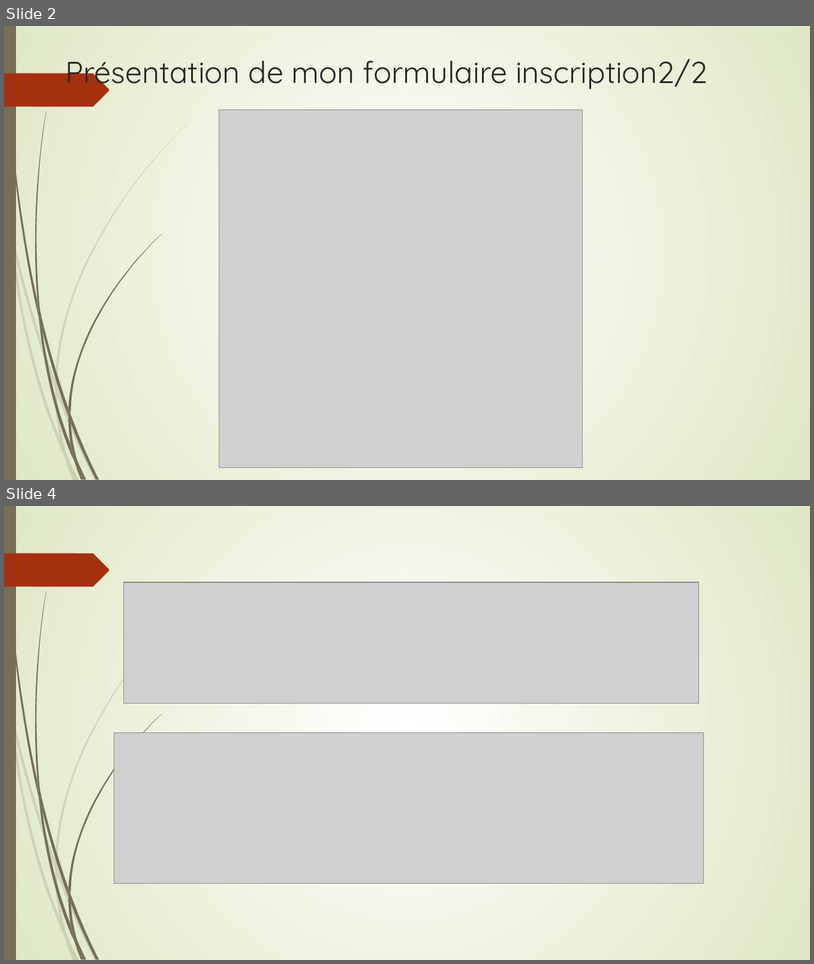
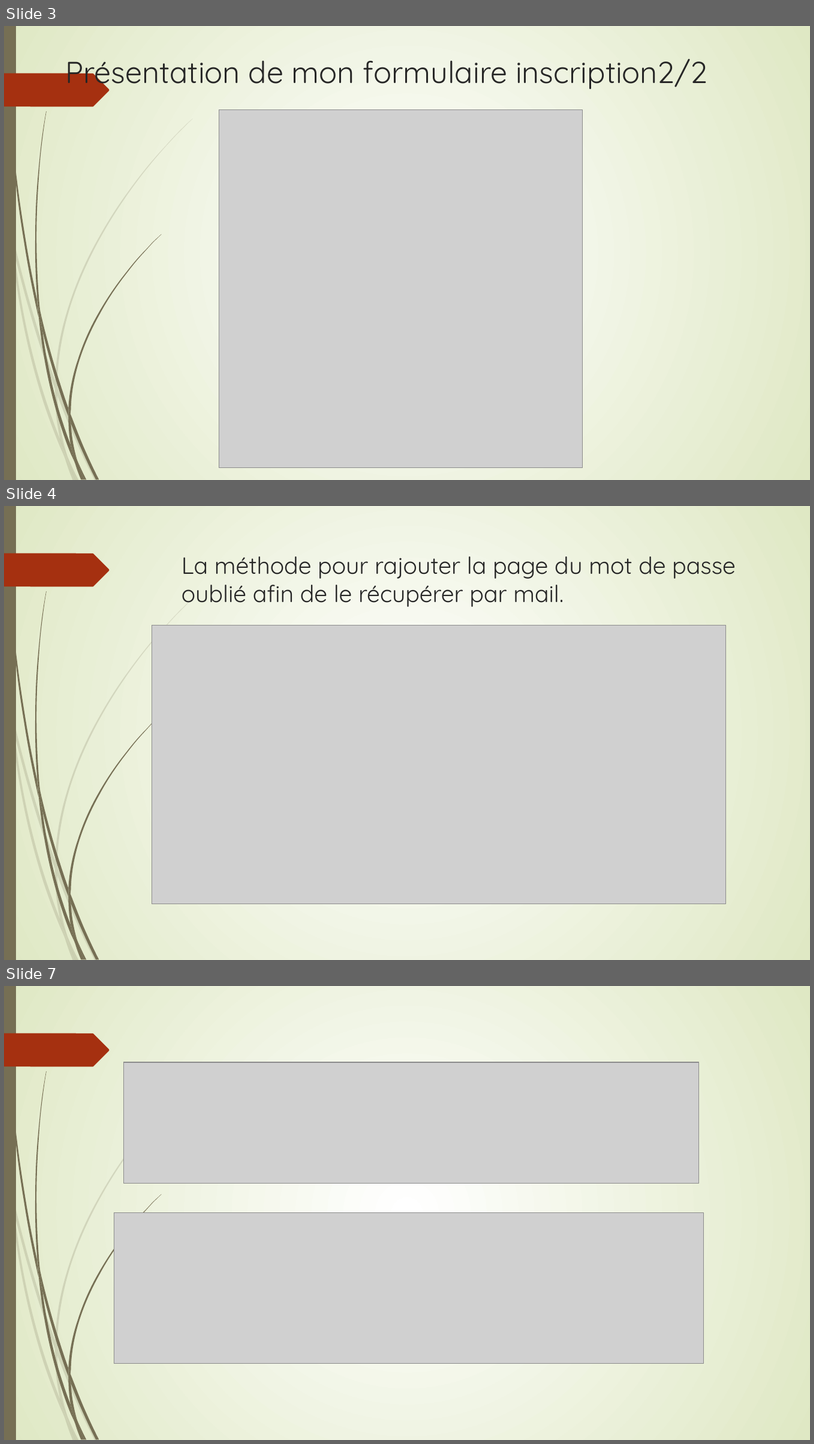
Before and after one commit to Kevin200122/DWWM, a slide deck: DossierProjetStage/DossierProjetBonus.odp. Shown one above the other, each under a label of ours: slides 2 and 4 before the commit, slides 3, 4 and 7 after it; the slides between them are not shown. The pictures are 814x964 and 814x1444 pixels, drawn with LibreOffice and Linux fonts; fonts in the diff are those of the drawing; grey boxes stand for pictures. Boxes give left, top, right and bottom in pixels: in the first picture for what was removed or moved away, otherwise in the second. Text is boxed around its words. In the diff, an @@ line names an element or a change of style, - is before the commit and + after.

```diff
--- a/DossierProjetStage/DossierProjetBonus.odp
+++ b/DossierProjetStage/DossierProjetBonus.odp
@@ slide 4 added at (x1=4, y1=506, x2=810, y2=960), background gradient #FFFFFF to #DFE8C4; not listed: 26 template elements that a slide beside it also shows @@
@@ title added at (x1=182, y1=556, x2=736, y2=607), 28 pt, text #262626 @@
+La méthode pour rajouter la page du mot de passe oublié afin de le récupérer par mail.
@@ picture added at (x1=152, y1=625, x2=727, y2=903) @@
@@ what was slide 2 is now slide 3 @@
@@ what was slide 4 is now slide 7 @@
```
Also in this commit, not shown: 2 slides changed, 5 other slides added, 1 other file.
